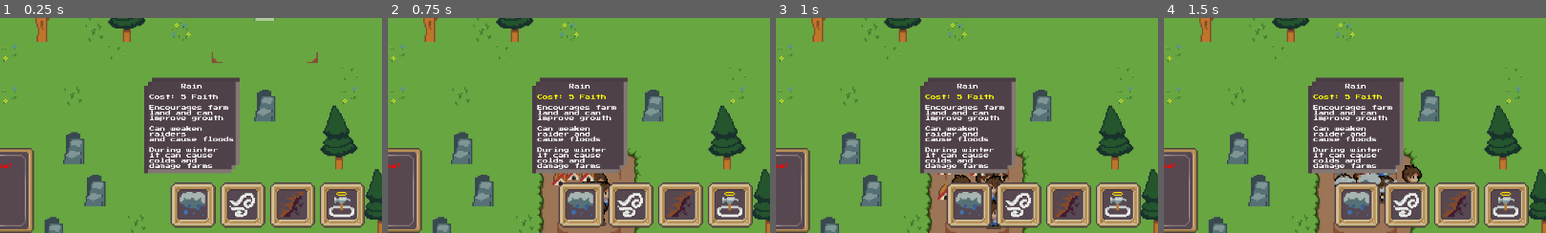
Above: before the commit, frames 1-4 (left to right).
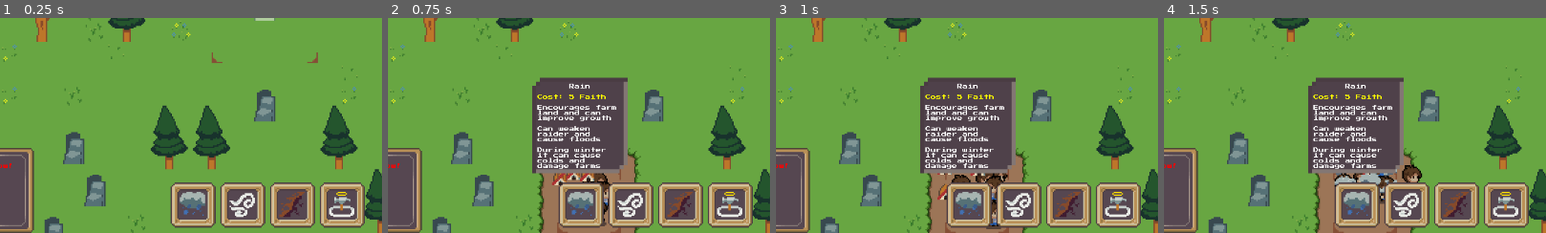
Above: after the commit, the same moments.

Repository: LogCheung/ColonyOfDisasters
Game: Godot game, scene res://world/World.tscn
The game is run twice, just before and just after one commit, with the same random seed, the same clock (stepped at 60 frames per second) and the same inputs.
Inputs:
- Up to frame 1 (0.25 s): no input
- Up to frame 2 (0.75 s): click "Rain Cost: 5 Faith Encourages…" at 0.5 s
- Up to frame 3 (1 s): no input
- Up to frame 4 (1.5 s): click "Rain [color=yellow]Cost: 5 Fa…" at 1.25 s
The pictures show only the part of the screen within x 15-65%, y 50-100%; the shares and areas given below are measured in that part.

The runs differ from the first frame. In frame 1, 11% of the frame differs, in the area x 37-63%, y 27-73%; in frame 2, nothing differs; in frame 3, nothing differs; in frame 4, nothing differs.

Commit message:
half of road algo

Diff:
--- a/youaretheweapon/TileSet/tile_map.gd
+++ b/youaretheweapon/TileSet/tile_map.gd
@@ -192,6 +192,7 @@
 					if holy_land.has(Vector2i(x,y)) and !build_used.has(Vector2i(x,y)):
 						farm.set_cell(Vector2(x,y),1,Vector2(0,4))
 		2:
+			var shrine_tile = holy.get_used_cells_by_id(3,Vector2i(0,0))[0]
 			var build_used = grass.get_used_cells_by_id(2,Vector2i(0,3),4)
 			build_used.append_array(grass.get_used_cells_by_id(2,Vector2i(0,3),6))
 			if house_too_close() or forge_too_close():
@@ -207,6 +208,7 @@
 						main_ui.event_log.text += "\n[color=yellow]Obstruction in the way[/color]"
 						return
 			grass.set_cell(tile,2,Vector2i(0,3),4)
+			build_roads(shrine_tile,tile)
 		3:
 			var build_used = grass.get_used_cells_by_id(2,Vector2i(0,3),4)
 			build_used.append_array(grass.get_used_cells_by_id(2,Vector2i(0,3),6))
@@ -423,6 +425,42 @@
 						killed += 1
 	pass
 
+func build_roads(start,end):
+	var posits : Array
+	var usedTiles : Array
+	usedTiles.append_array(tree.get_used_cells().map(tree.map_to_local).map(road.local_to_map))
+	usedTiles.append_array(stone.get_used_cells().map(stone.map_to_local).map(road.local_to_map))
+	var roads = road.get_used_cells()
+	var build_used = grass.get_used_cells_by_id(2,Vector2i(0,3),4)
+	build_used.append_array(grass.get_used_cells_by_id(2,Vector2i(0,3),6))
+	build_used.append_array(roads)
+	usedTiles.append_array(build_used)
+	var modifier : int
+	if (start.y < end.y):
+		modifier = 1
+	else:
+		modifier = -1
+							# - 2        # + 1
+	for row in range(start.y, end.y, modifier):
+		var offset = 0
+		while usedTiles.has(Vector2i(start.x + offset, row)):
+			offset += 1
+			posits.append(Vector2i(start.x + offset, row - 1))
+		posits.append(Vector2(start.x + offset,row))
+
+	if (start.x < end.x):
+		modifier = 1
+	else:
+		modifier = -1
+							# - 1       # + 3
+	for col in range(start.x, end.x, modifier):
+		var offset = 0
+		while usedTiles.has(Vector2i(col, end.y)):
+			continue
+		posits.append(Vector2(col,end.y))
+
+	road.set_cells_terrain_connect(posits,0,1)
+
 func get_used_tiles() -> Array:
 	var farm_used = farm.get_used_cells()
 	var soon_build_used = grass.get_used_cells_by_id(2,Vector2i(0,3),4)
--- a/youaretheweapon/UI/main_ui.tscn
+++ b/youaretheweapon/UI/main_ui.tscn
@@ -77,12 +77,15 @@
 
 [node name="RainDesc" type="Sprite2D" parent="ActionUI/HBoxContainer/RainAction/RainIcon"]
 unique_name_in_owner = true
+visible = false
 position = Vector2(22, -96)
 scale = Vector2(6, 6)
 texture = ExtResource("4_kb16t")
 
 [node name="RainLabel" type="RichTextLabel" parent="ActionUI/HBoxContainer/RainAction/RainIcon"]
 unique_name_in_owner = true
+visible = false
+layout_mode = 0
 offset_left = -42.0
 offset_top = -159.0
 offset_right = 86.0
@@ -141,6 +144,7 @@
 [node name="WindLabel" type="RichTextLabel" parent="ActionUI/HBoxContainer/WindAction/WindIcon"]
 unique_name_in_owner = true
 visible = false
+layout_mode = 0
 offset_left = -42.0
 offset_top = -159.0
 offset_right = 86.0
@@ -197,6 +201,7 @@
 [node name="QuakeLabel" type="RichTextLabel" parent="ActionUI/HBoxContainer/QuakeAction/QuakeIcon"]
 unique_name_in_owner = true
 visible = false
+layout_mode = 0
 offset_left = -37.0
 offset_top = -160.0
 offset_right = 91.0
@@ -249,6 +254,7 @@
 [node name="BuildLabel" type="RichTextLabel" parent="ActionUI/HBoxContainer/BuildAction/BuildIcon"]
 unique_name_in_owner = true
 visible = false
+layout_mode = 0
 offset_left = -32.0
 offset_top = -160.0
 offset_right = 96.0
--- a/youaretheweapon/world/world.gd
+++ b/youaretheweapon/world/world.gd
@@ -3,9 +3,9 @@
 const ENEMY = preload("res://Banner/Raider/raider.tscn")
 const ENEMY_BANNER = preload("res://Banner/enemy_banner.tscn")
 
-const NON_WINTER_DAYS : int = 9
-const WINTER_DAYS : int = 5
-const PEACE_DAYS : int = 19
+const NON_WINTER_DAYS : int = 4
+const WINTER_DAYS : int = 3
+const PEACE_DAYS : int = 9
 
 @export var power = Power.NONE
 enum Power{
@@ -71,10 +71,10 @@
 	if Global.tools < 10:
 		if main_ui.event_log.text.find("Tool reserves are low!") == -1:
 			main_ui.event_log.text += "\n[color=red]Tool reserves are low![/color]"
-	if days_until_raid == 10:
+	if days_until_raid == 5:
 		if main_ui.event_log.text.find("Raiders arrive in 10 days!") == -1:
-			main_ui.event_log.text += "\n[color=yellow]Raiders arrive in 10 days![/color]"
-	if days_until_raid == 10:
+			main_ui.event_log.text += "\n[color=yellow]Raiders arrive in 5 days![/color]"
+	if days_until_raid == 0:
 		if main_ui.event_log.text.find("Raiders approaching from the south!") == -1:
 			main_ui.event_log.text += "\n[color=red]Raiders approaching from the south![/color]"
 	pass
